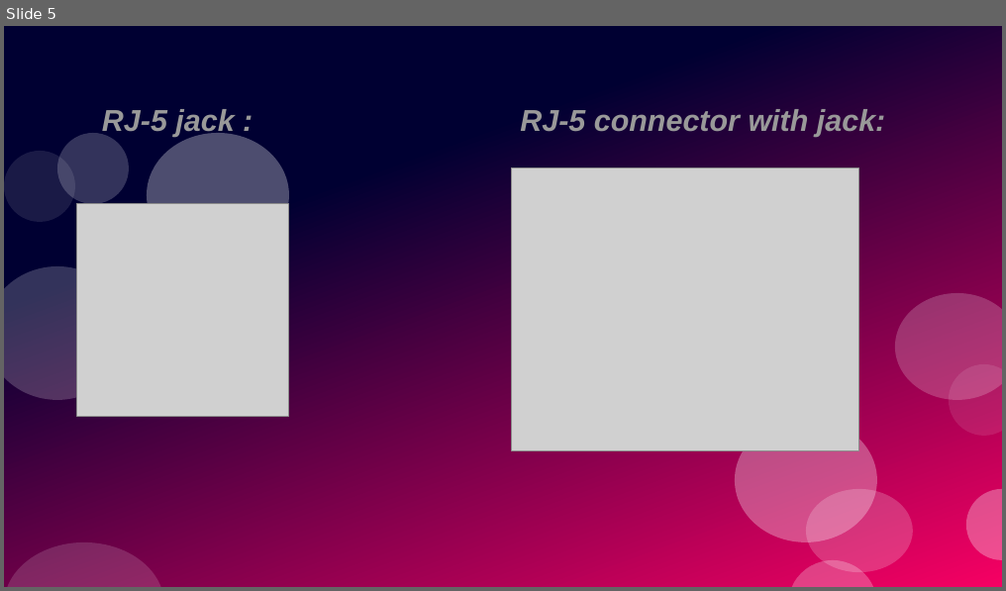
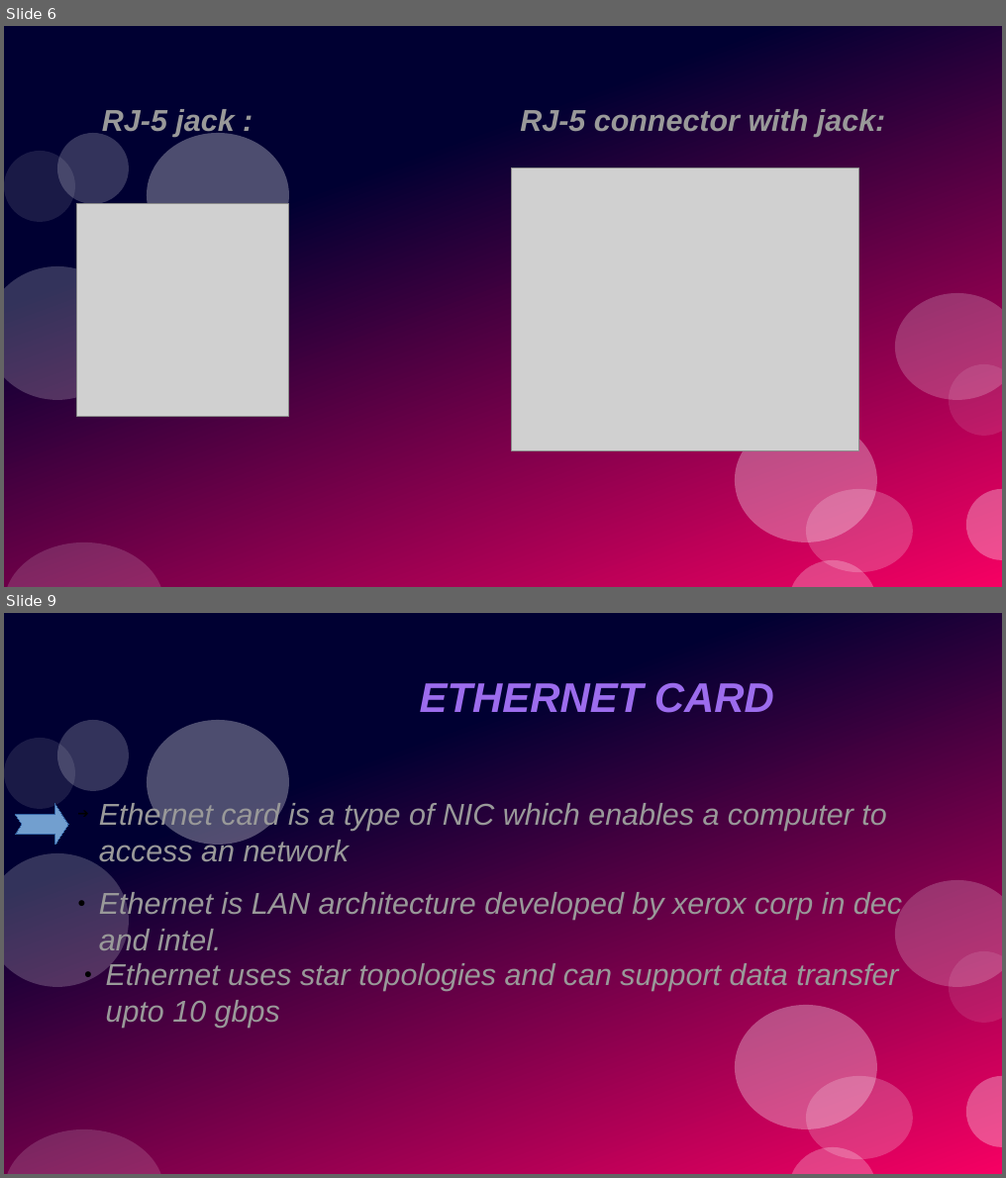
Before and after one commit to rudnesh/school, a slide deck: computer.odp. Shown one above the other, each under a label of ours: slide 5 before the commit, slides 6 and 9 after it; the slides between them are not shown. The pictures are 1006x591 and 1006x1178 pixels, drawn with LibreOffice and Linux fonts; fonts in the diff are those of the drawing; grey boxes stand for pictures. Boxes give left, top, right and bottom in pixels: in the first picture for what was removed or moved away, otherwise in the second. Text is boxed around its words. In the diff, an @@ line names an element or a change of style, - is before the commit and + after.

```diff
--- a/computer.odp
+++ b/computer.odp
@@ slide 9 added at <box>4,613,1002,1174</box>, background #FFFFFF; not listed: 12 template elements that a slide beside it also shows @@
@@ title added at <box>420,683,774,713</box>, 33 pt, text #9C6CED, bold, italic @@
+ETHERNET CARD
@@ freeform shape added at <box>15,804,68,845</box>, fill #729FCF, outline #3465A4 0 pt @@
@@ text added at <box>99,801,886,867</box>, 24 pt, text #999999, italic @@
+➔ Ethernet card is a type of NIC which enables a computer to access an network
@@ text added at <box>99,890,902,957</box>, 24 pt, text #999999, italic @@
+● Ethernet is LAN architecture developed by xerox corp in dec and intel.
@@ text added at <box>106,961,898,1028</box>, 24 pt, text #999999, italic @@
+● Ethernet uses star topologies and can support data transfer upto 10 gbps
@@ what was slide 5 is now slide 6 @@
```
Also in this commit, not shown: 4 slides changed, 17 other slides added, 1 slide removed.
